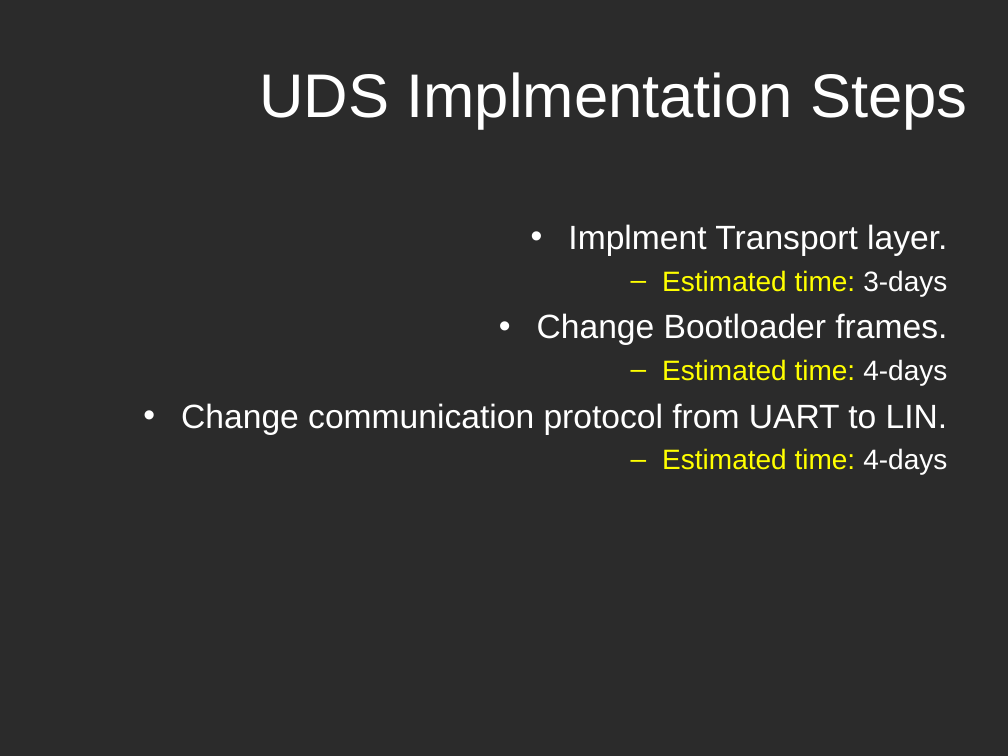
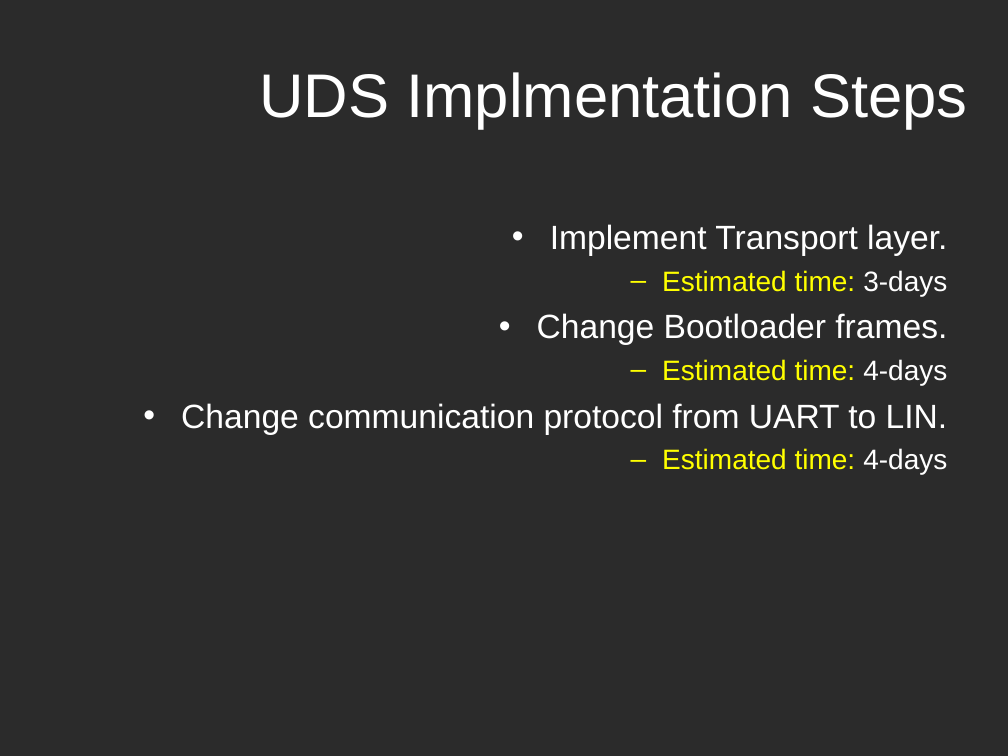
Before and after one commit to Marcelle-Samir/Firmware_Over_The_Air, a slide deck: slide 46 of project Documentation/Second week/Search-UDS.ppt (slide 40 before the commit). Drawn at 1008x756 pixels with LibreOffice and Linux fonts; fonts in the diff are those of the drawing; background and template pictures are left out; a plain dark background stands for a picture behind light text. Boxes give left, top, right and bottom in pixels: in the first picture for what was removed or moved away, otherwise in the second. Text is boxed around its words. In the diff, an @@ line names an element or a change of style, - is before the commit and + after.

```diff
--- a/project Documentation/Second week/Search-UDS.ppt
+++ b/project Documentation/Second week/Search-UDS.ppt
@@ text at box(550, 224, 947, 256): text changed @@
-• Implment Transport layer.
+• Implement Transport layer.
```
Also in this commit, not shown: 11 other slides changed, 6 slides added.
